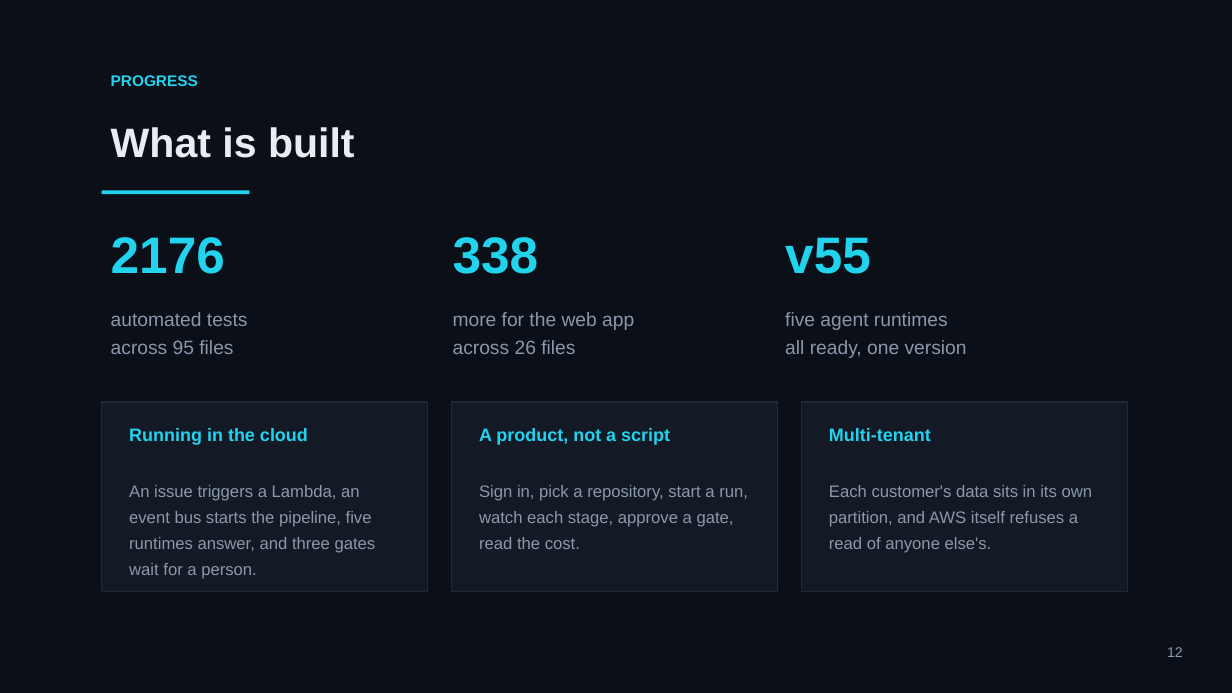
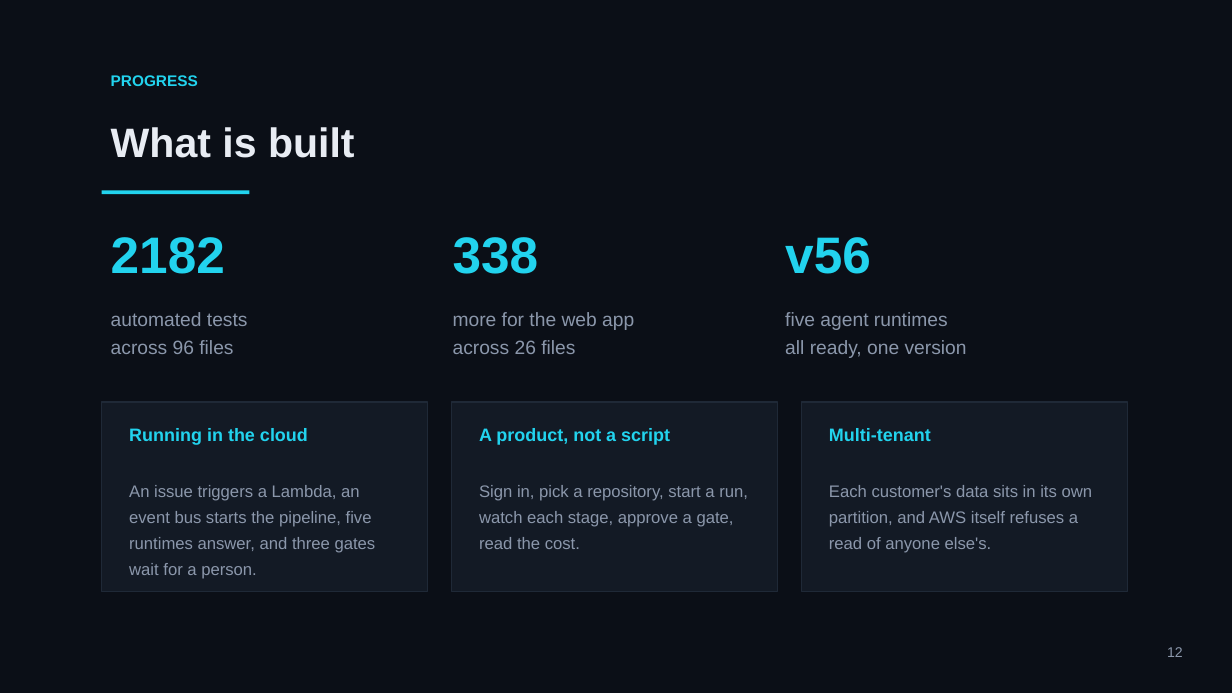
Before and after one commit to mohamedsorour1998/technical-presentations, a slide deck: slide 12 of talks/devops-hackathon-final/pitch/TheAgentOrg-Final.pptx. Drawn at 1232x693 pixels with LibreOffice and Linux fonts; fonts in the diff are those of the drawing. Boxes give left, top, right and bottom in pixels: in the first picture for what was removed or moved away, otherwise in the second. Text is boxed around its words. In the diff, an @@ line names an element or a change of style, - is before the commit and + after.

```diff
--- a/talks/devops-hackathon-final/pitch/TheAgentOrg-Final.pptx
+++ b/talks/devops-hackathon-final/pitch/TheAgentOrg-Final.pptx
@@ text at (111, 237, 225, 274): text changed @@
-2176
+2182
@@ text at (785, 237, 871, 274): text changed @@
-v55
+v56
@@ text at (111, 340, 233, 354): text changed @@
-across 95 files
+across 96 files
```
Also in this commit, not shown: 3 other files.
